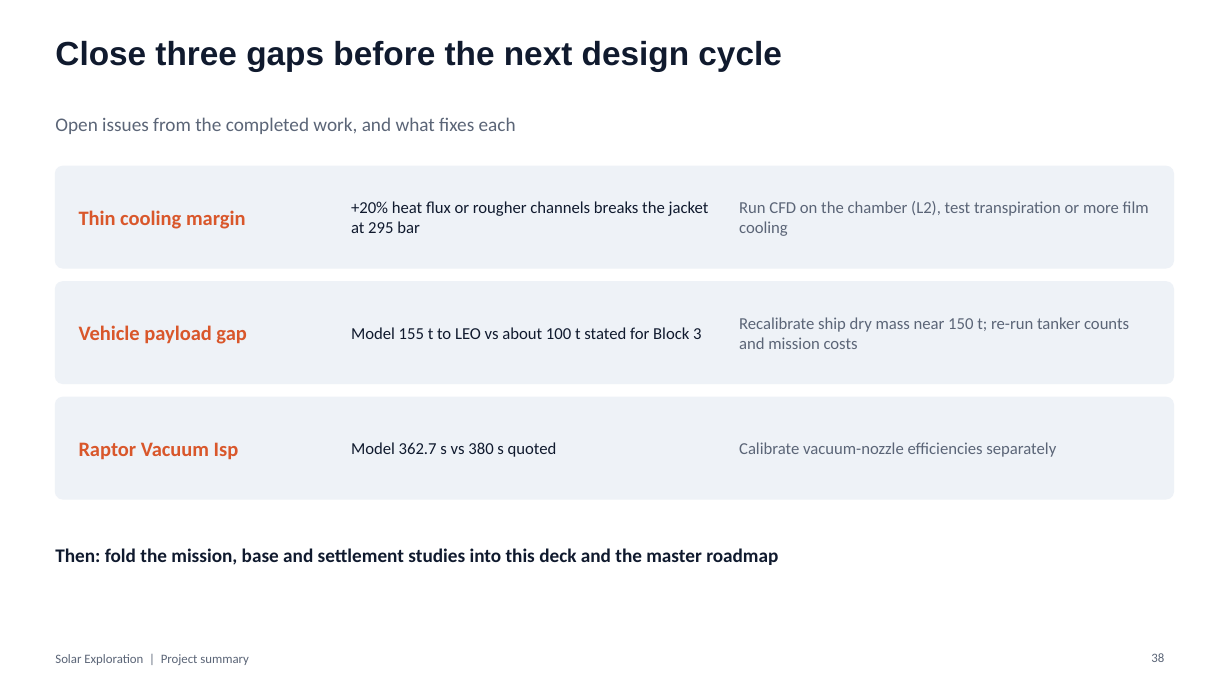
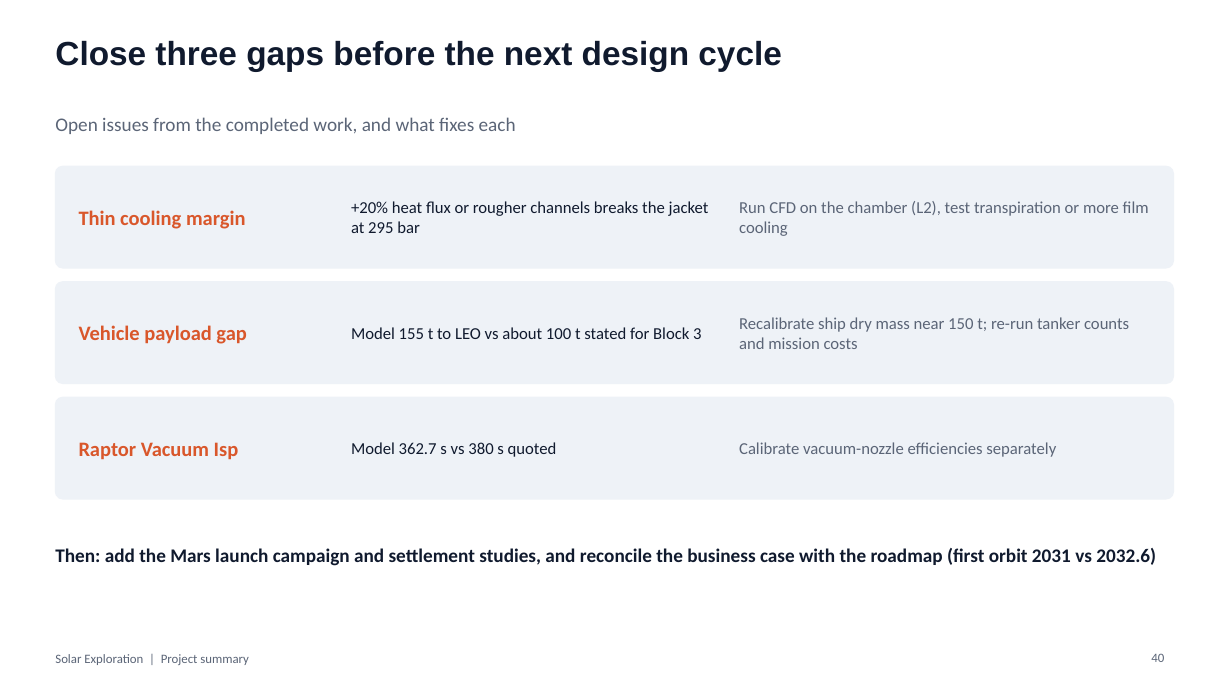
Before and after one commit to Skymeapple/solar-exploration, a slide deck: slide 40 of presentation/Solar_Exploration_Project_Summary.pptx (slide 38 before the commit). Drawn at 1232x693 pixels with LibreOffice and Linux fonts; fonts in the diff are those of the drawing. Boxes give left, top, right and bottom in pixels: in the first picture for what was removed or moved away, otherwise in the second. Text is boxed around its words. In the diff, an @@ line names an element or a change of style, - is before the commit and + after.

```diff
--- a/presentation/Solar_Exploration_Project_Summary.pptx
+++ b/presentation/Solar_Exploration_Project_Summary.pptx
@@ text at bbox=[55, 548, 1156, 566]: text changed @@
-Then: fold the mission, base and settlement studies into this deck and the master roadmap
+Then: add the Mars launch campaign and settlement studies, and reconcile the business case with the roadmap (first orbit 2031 vs 2032.6)
@@ page number at bbox=[1151, 654, 1164, 662]: text changed @@
-38
+40
```
Also in this commit, not shown: 15 other slides changed, 2 slides added, 1 other file.
